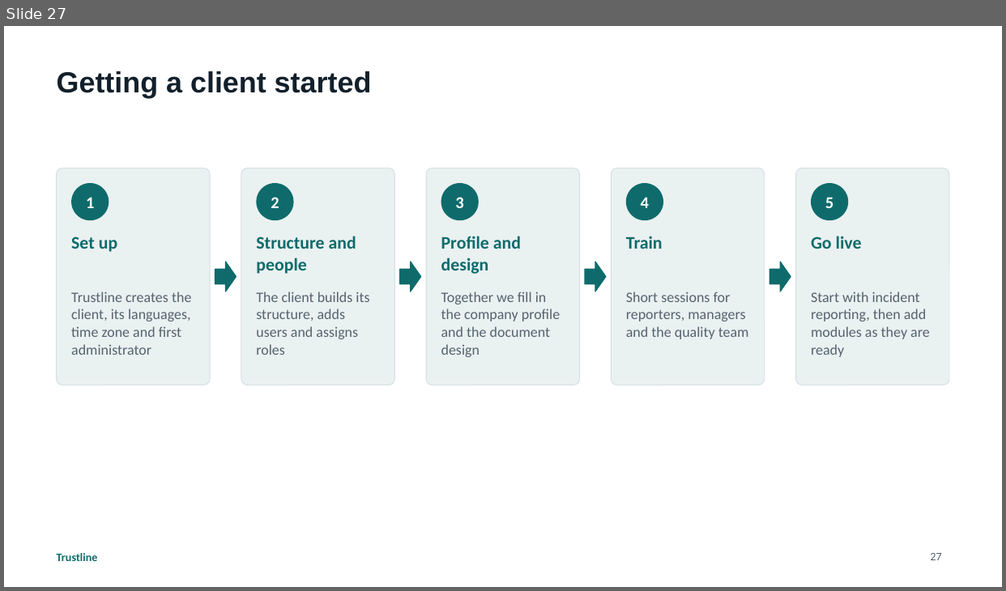
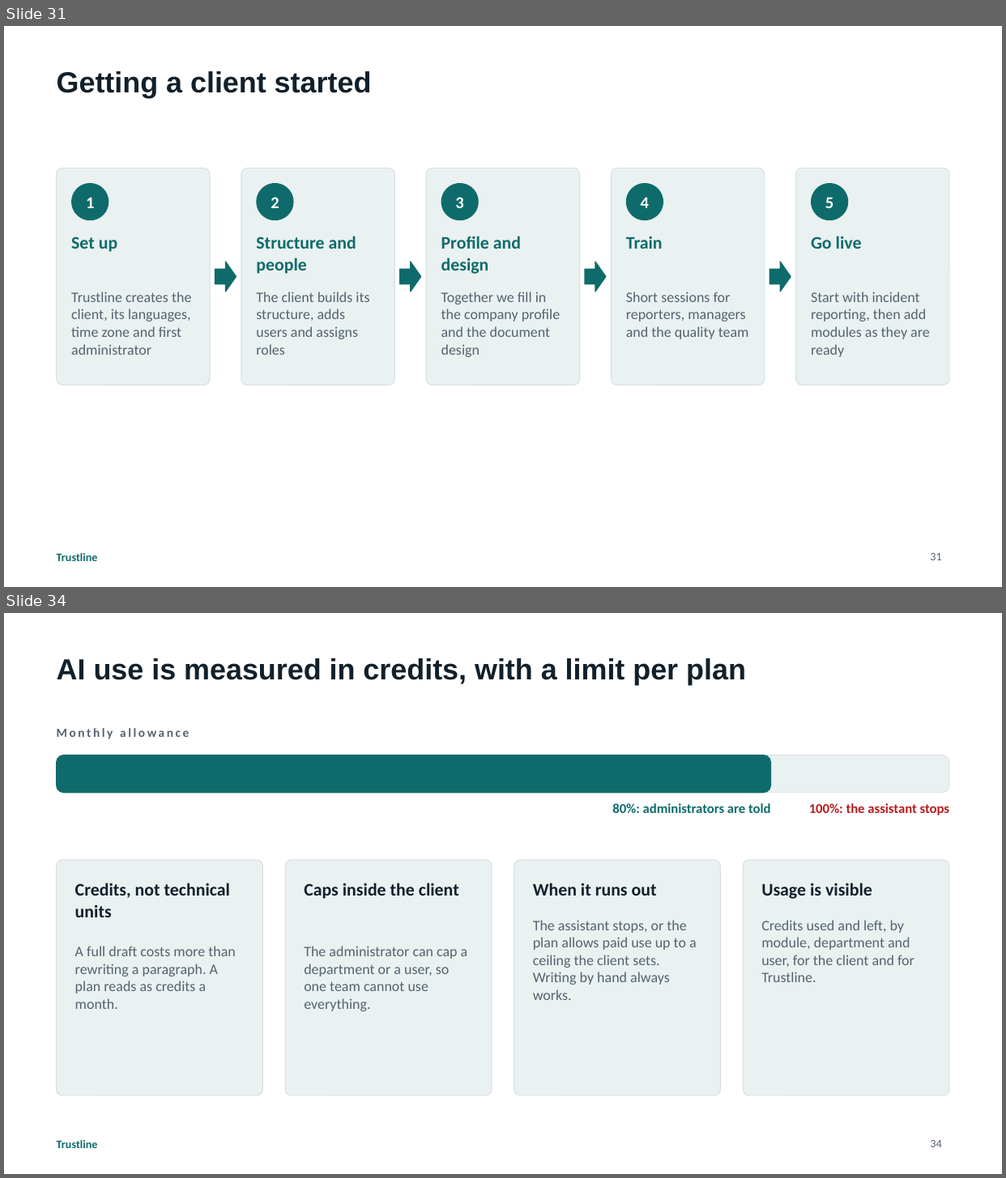
Before and after one commit to husseinalbustany/Trustline, a slide deck: docs/presentations/Trustline-Platform-Overview.pptx. Shown one above the other, each under a label of ours: slide 27 before the commit, slides 31 and 34 after it; the slides between them are not shown. The pictures are 1006x591 and 1006x1178 pixels, drawn with LibreOffice and Linux fonts; fonts in the diff are those of the drawing. Boxes give left, top, right and bottom in pixels: in the first picture for what was removed or moved away, otherwise in the second. Text is boxed around its words. In the diff, an @@ line names an element or a change of style, - is before the commit and + after.

```diff
--- a/docs/presentations/Trustline-Platform-Overview.pptx
+++ b/docs/presentations/Trustline-Platform-Overview.pptx
@@ slide 34 added at <box>4,613,1002,1174</box>, background #FFFFFF; not listed: 1 template element that a slide beside it also shows @@
@@ title added at <box>57,658,746,685</box>, 28 pt, text #12202B, bold @@
+AI use is measured in credits, with a limit per plan
@@ text added at <box>57,728,189,739</box>, 12 pt, text #55636F, bold @@
+Monthly allowance
@@ rounded rectangle added at <box>57,756,949,793</box>, fill #EAF1F1, outline #D5DEE3 0.75 pt @@
@@ rounded rectangle added at <box>57,756,770,793</box>, fill #0F6B6B, outline #0F6B6B 1 pt @@
@@ text added at <box>612,803,771,813</box>, 13 pt, text #0F6B6B, bold @@
+80%: administrators are told
@@ text added at <box>809,803,950,815</box>, 13 pt, text #B91C1C, bold @@
+100%: the assistant stops
@@ rounded rectangle added at <box>57,860,263,1096</box>, fill #EAF1F1, outline #D5DEE3 0.75 pt @@
@@ rounded rectangle added at <box>286,860,492,1096</box>, fill #EAF1F1, outline #D5DEE3 0.75 pt @@
@@ rounded rectangle added at <box>514,860,721,1096</box>, fill #EAF1F1, outline #D5DEE3 0.75 pt @@
@@ rounded rectangle added at <box>743,860,949,1096</box>, fill #EAF1F1, outline #D5DEE3 0.75 pt @@
@@ text added at <box>75,883,230,918</box>, 17 pt, text #12202B, bold @@
+Credits, not technical units
@@ text added at <box>304,883,459,899</box>, 17 pt, text #12202B, bold @@
+Caps inside the client
@@ text added at <box>533,883,657,896</box>, 17 pt, text #12202B, bold @@
+When it runs out
@@ text added at <box>761,883,872,899</box>, 17 pt, text #12202B, bold @@
+Usage is visible
@@ text added at <box>533,920,697,1000</box>, 14 pt, text #55636F @@
+The assistant stops, or the plan allows paid use up to a ceiling the client sets. Writing by hand always works.
@@ text added at <box>761,920,914,982</box>, 14 pt, text #55636F @@
+Credits used and left, by module, department and user, for the client and for Trustline.
@@ text added at <box>75,946,236,1009</box>, 14 pt, text #55636F @@
+A full draft costs more than rewriting a paragraph. A plan reads as credits a month.
@@ text added at <box>304,946,468,1012</box>, 14 pt, text #55636F @@
+The administrator can cap a department or a user, so one team cannot use everything.
@@ page number added at <box>930,1140,941,1148</box>, 11 pt, text #55636F @@
+34
@@ what was slide 27 is now slide 31 @@
@@ page number at <box>930,553,941,561</box>: text changed @@
-27
+31
```
Also in this commit, not shown: 2 slides changed, 6 other slides added, 1 other file.
